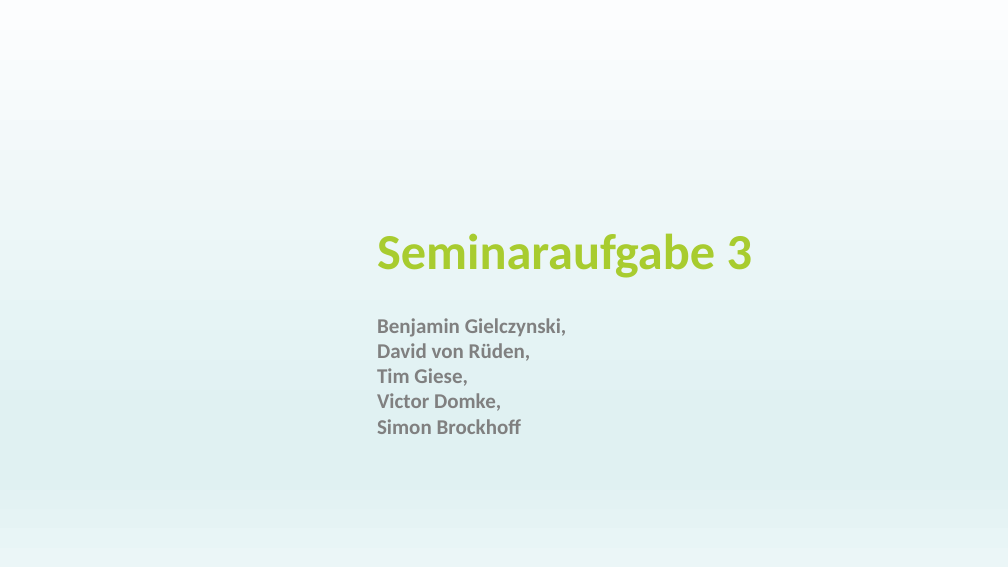
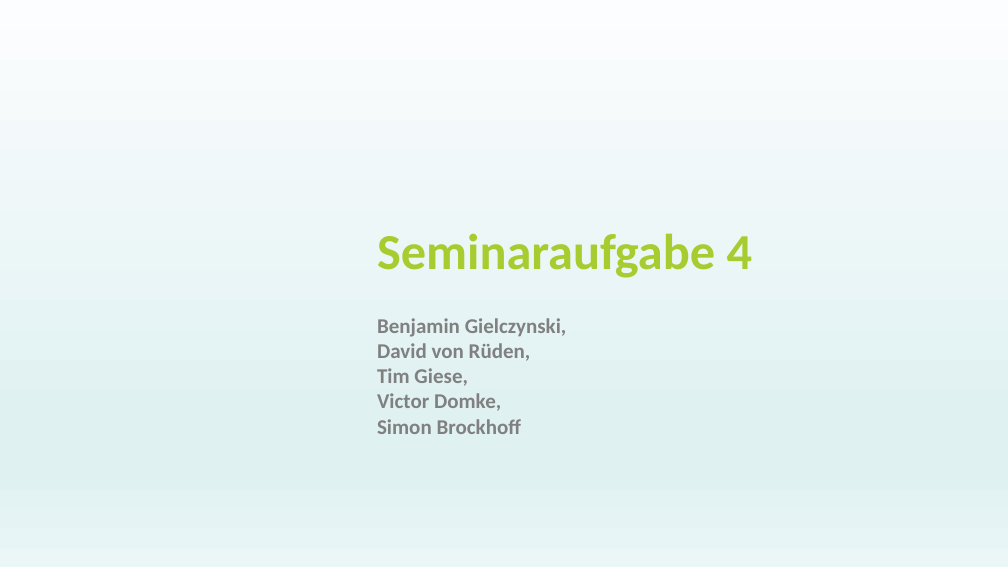
Before and after one commit to BGielczynski/AI_diagnostics, a slide deck: slide 1 of Task_4/Presentation_Task4.pptx. Drawn at 1008x567 pixels with LibreOffice and Linux fonts; fonts in the diff are those of the drawing; background and template pictures are left out. Boxes give left, top, right and bottom in pixels: in the first picture for what was removed or moved away, otherwise in the second. Text is boxed around its words. In the diff, an @@ line names an element or a change of style, - is before the commit and + after.

```diff
--- a/Task_4/Presentation_Task4.pptx
+++ b/Task_4/Presentation_Task4.pptx
@@ title at bbox=[377, 233, 752, 278]: text changed @@
-Seminaraufgabe 3
+Seminaraufgabe 4
```
Also in this commit, not shown: 17 other slides changed, 1 slide added, 1 slide removed, 3 other files.
